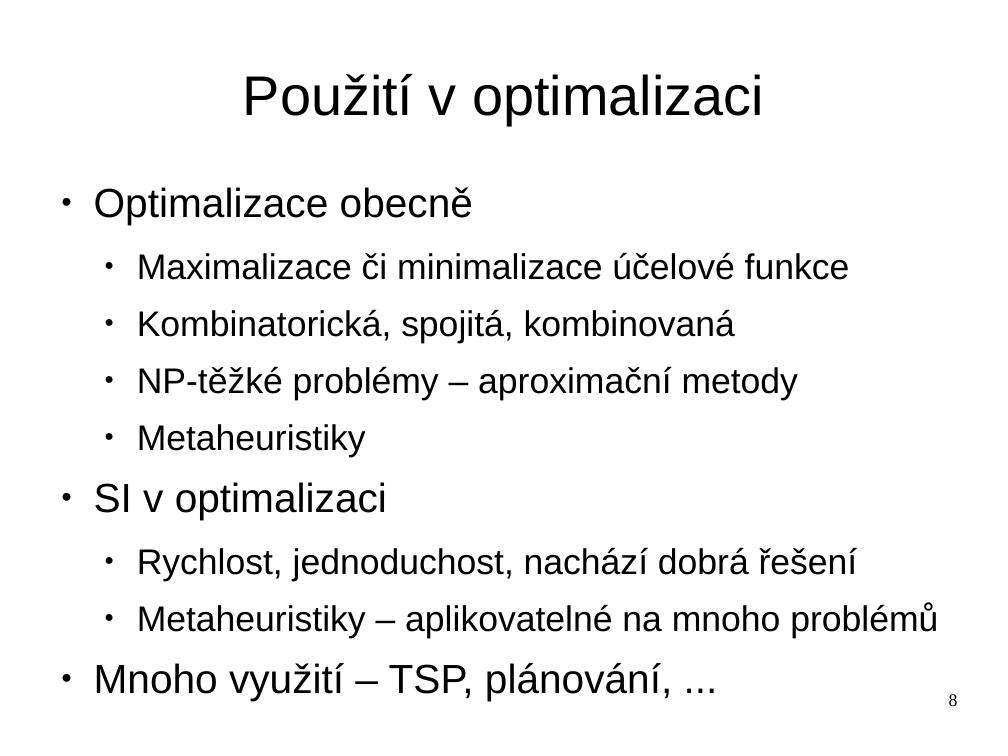
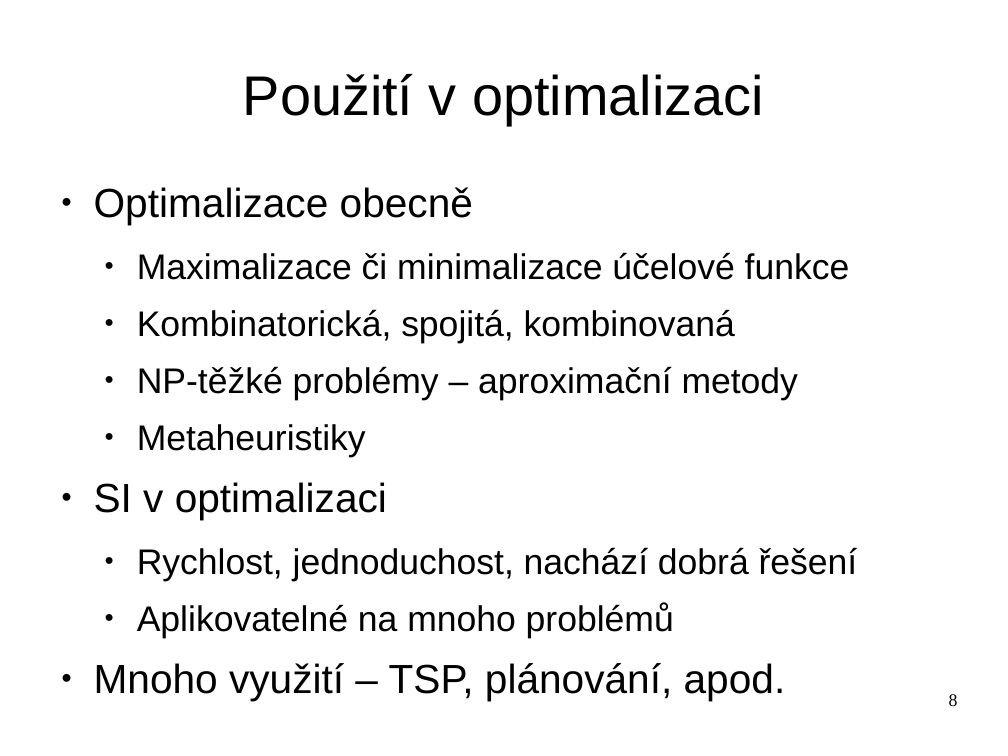
Before and after one commit to hellerstanislav/sin, a slide deck: slide 8 of presentation/swarm.odp. Drawn at 1008x756 pixels with LibreOffice and Linux fonts; fonts in the diff are those of the drawing. Boxes give left, top, right and bottom in pixels: in the first picture for what was removed or moved away, otherwise in the second. Text is boxed around its words. In the diff, an @@ line names an element or a change of style, - is before the commit and + after.

```diff
--- a/presentation/swarm.odp
+++ b/presentation/swarm.odp
@@ text at [94,603,786,701]: text changed; size 28 to 32 pt @@
-  ● Metaheuristiky – aplikovatelné na mnoho problémů
-● Mnoho využití – TSP, plánování, ...
+  ● Aplikovatelné na mnoho problémů
+● Mnoho využití – TSP, plánování, apod.
```
Also in this commit, not shown: 7 other slides changed, 3 other files.
